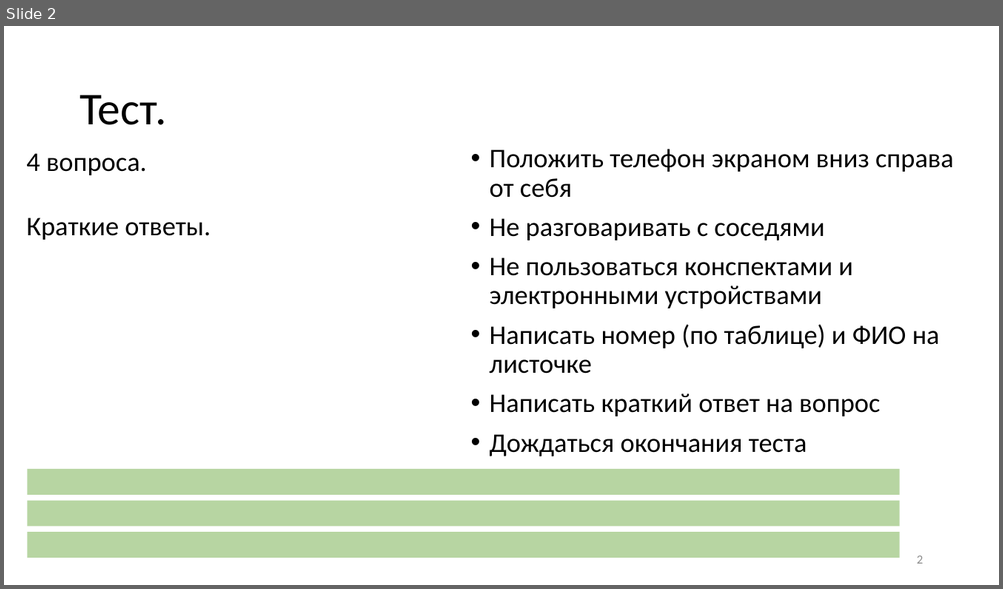
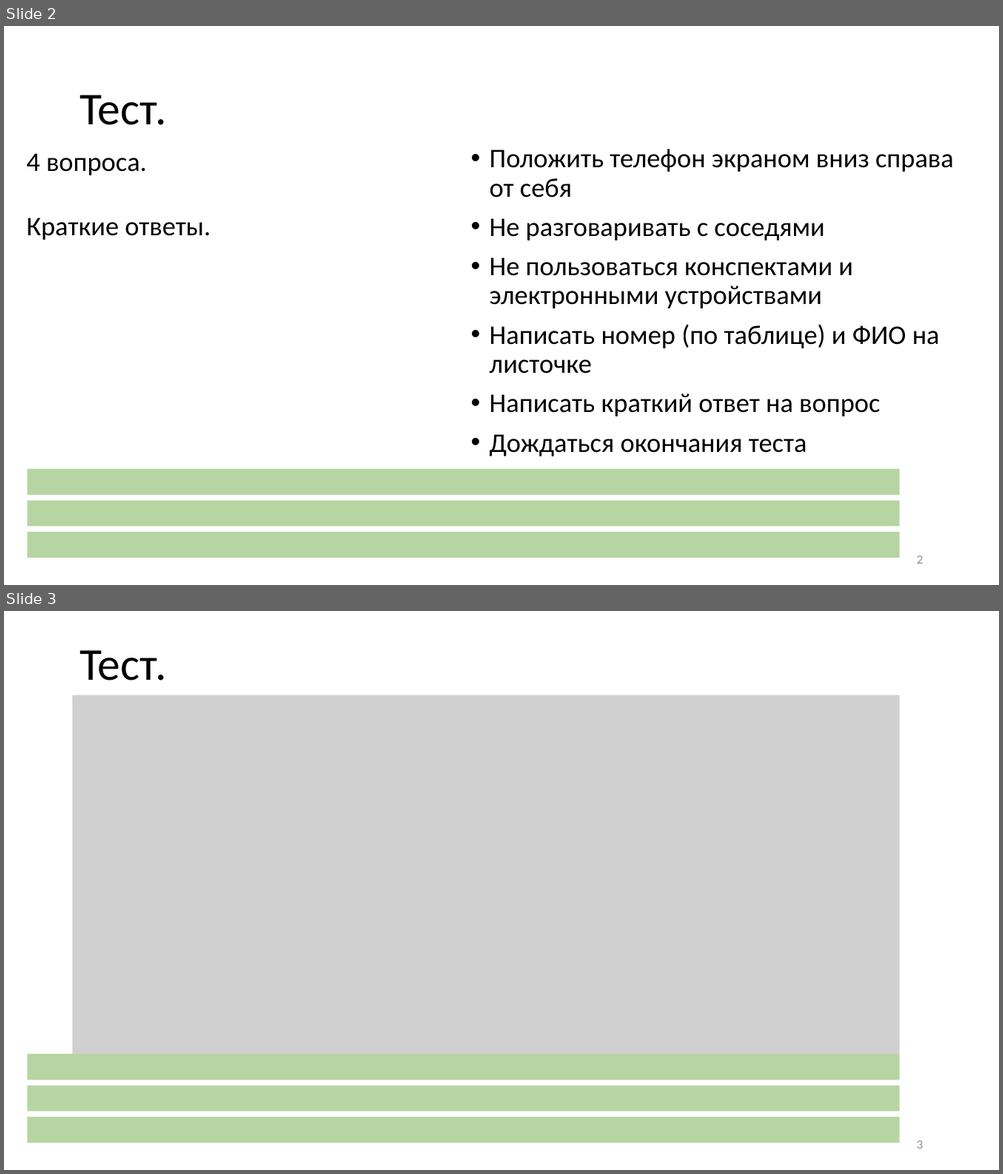
Before and after one commit to CryptoCourse/CryptoLectures, a slide deck: Lectures/Lecture8.pptx. Shown one above the other, each under a label of ours: slide 2 before the commit, slides 2 and 3 after it. The pictures are 1003x589 and 1003x1174 pixels, drawn with LibreOffice and Linux fonts; fonts in the diff are those of the drawing; grey boxes stand for pictures. Boxes give left, top, right and bottom in pixels: in the first picture for what was removed or moved away, otherwise in the second. Text is boxed around its words. In the diff, an @@ line names an element or a change of style, - is before the commit and + after.

```diff
--- a/Lectures/Lecture8.pptx
+++ b/Lectures/Lecture8.pptx
@@ slide 3 added at [4,611,999,1170], background #FFFFFF @@
@@ title added at [79,650,167,681], 44 pt, text #000000 @@
+Тест.
@@ picture added at [73,695,899,1054] @@
@@ rectangle added at [27,1054,899,1080], fill #70AD47 at 50% opacity @@
@@ rectangle added at [27,1085,899,1112], fill #70AD47 at 50% opacity @@
@@ rectangle added at [27,1118,899,1144], fill #70AD47 at 50% opacity @@
@@ page number added at [916,1141,922,1149], 12 pt, text #8C8C8C @@
+3
```
Also in this commit, not shown: 1 slide changed, 1 other slide added, 4 other files.
